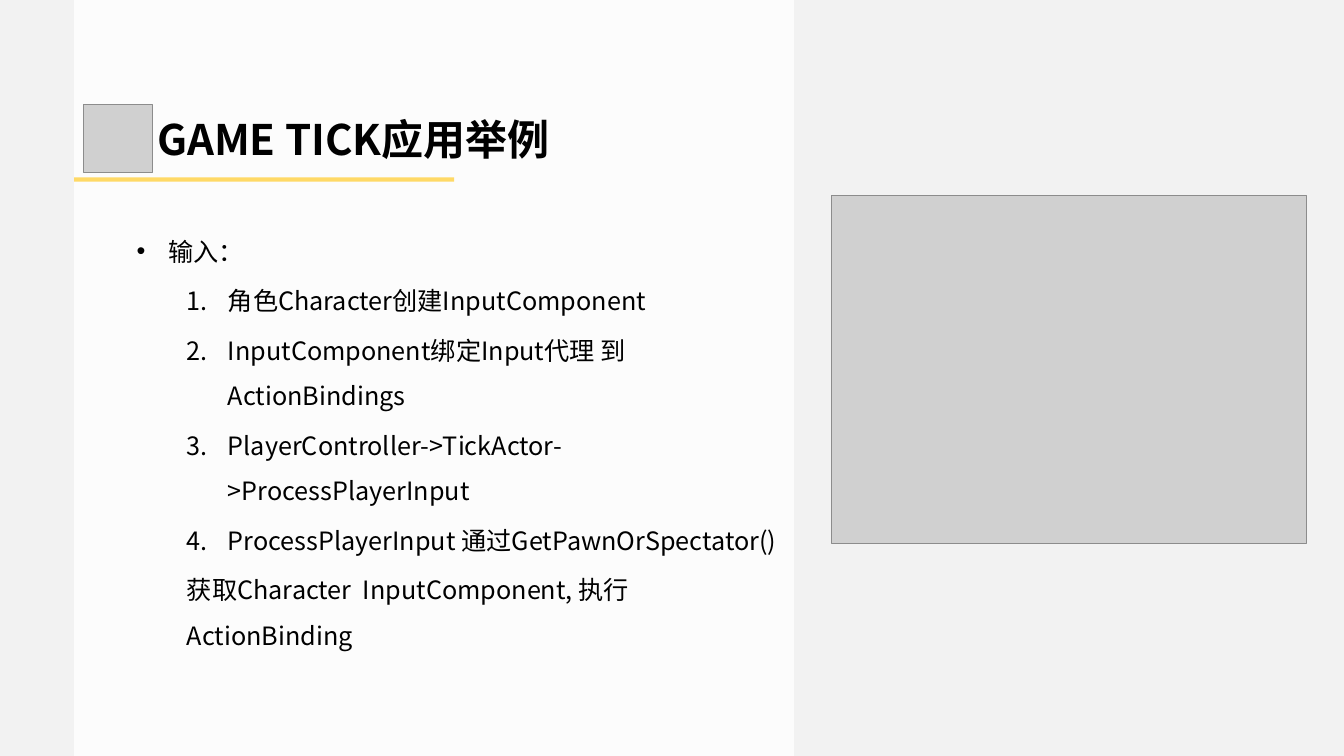
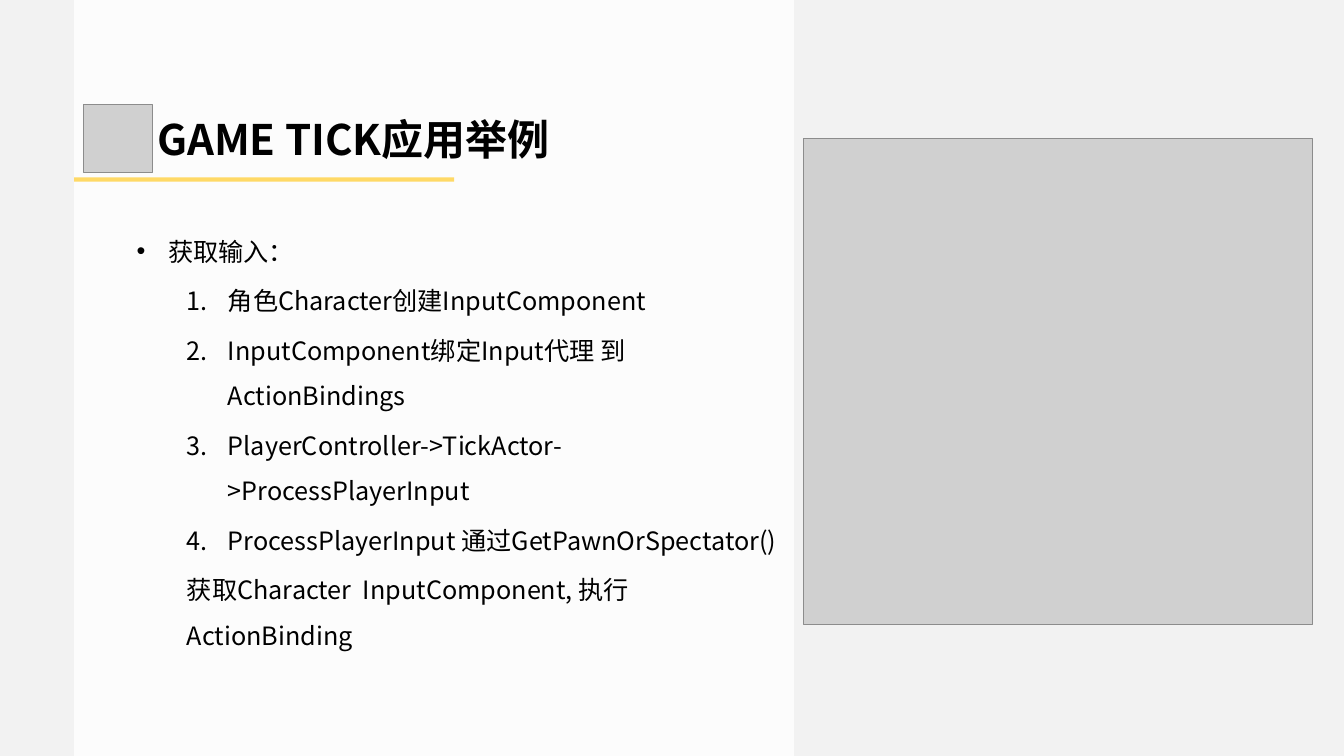
Before and after one commit to doomlover/KSGameEngineTutorials, a slide deck: slide 14 of PPTs/04.引擎基础概念与底层实用系统.pptx (slide 17 before the commit). Drawn at 1344x756 pixels with LibreOffice and Linux fonts; fonts in the diff are those of the drawing; grey boxes stand for pictures. Boxes give left, top, right and bottom in pixels: in the first picture for what was removed or moved away, otherwise in the second. Text is boxed around its words. In the diff, an @@ line names an element or a change of style, - is before the commit and + after.

```diff
--- a/PPTs/04.引擎基础概念与底层实用系统.pptx
+++ b/PPTs/04.引擎基础概念与底层实用系统.pptx
@@ picture: place and size @@
-picture at (831,196,1307,543)
+picture at (803,138,1313,624)
@@ text at (168,239,294,263): text changed @@
-• 输入：
+• 获取输入：
```
Also in this commit, not shown: 13 other slides changed, 6 slides added, 9 slides removed.
